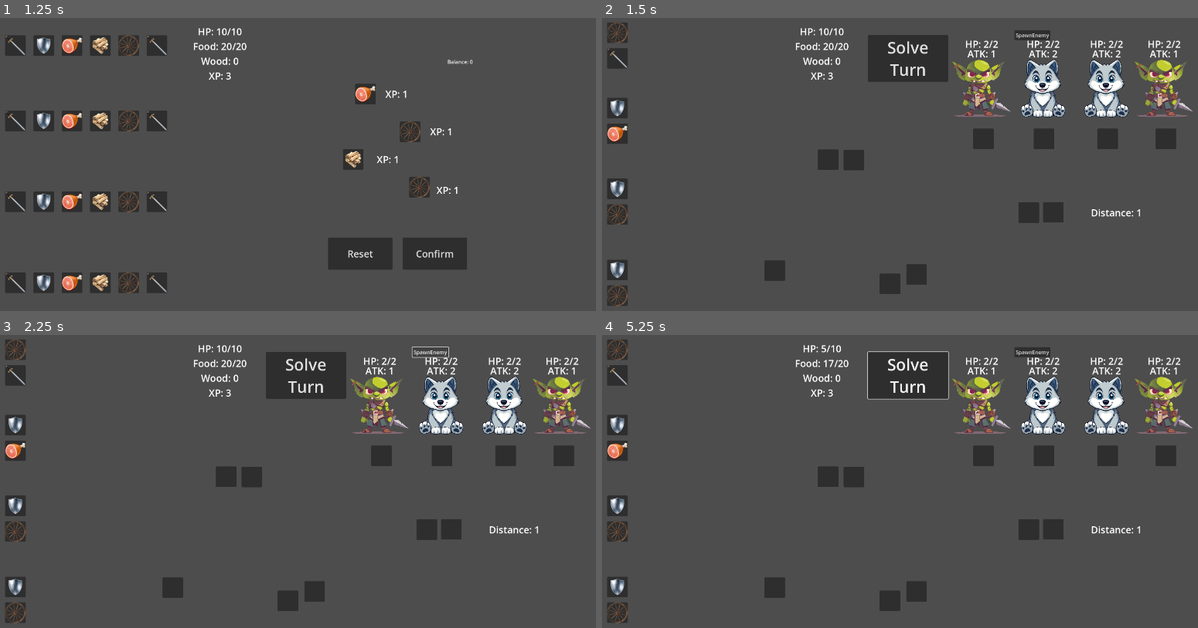
Above: before the commit, frames 1-4 (two rows, left to right).
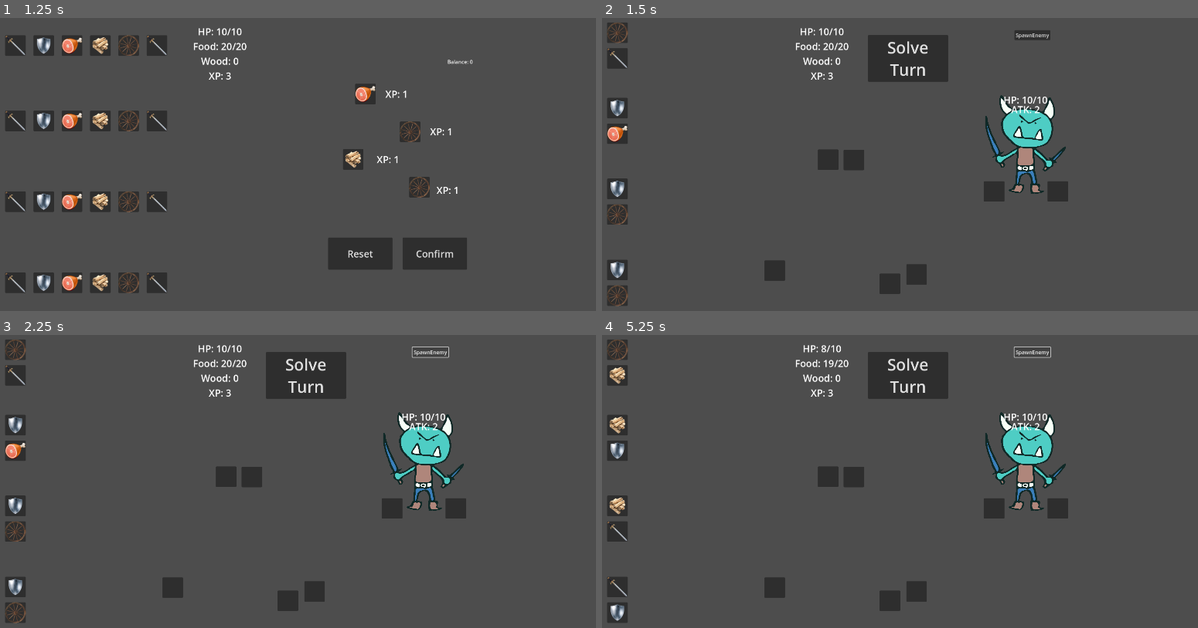
Above: after the commit, the same moments.

Repository: Sugo98/godot-77
Game: Godot game, scene res://game_logic/game_manager.tscn
The game is run twice, just before and just after one commit, with the same random seed, the same clock (stepped at 60 frames per second) and the same inputs.
Inputs:
- Up to frame 1 (1.25 s): click "START GAME" at 0.5 s
- Up to frame 2 (1.5 s): click "Confirm" at 1.25 s
- Up to frame 3 (2.25 s): click "SpawnEnemy" at 2 s
- Up to frame 4 (5.25 s): click "Solve Turn" at 2.75 s; click "SpawnEnemy" at 3.5 s; click "Solve Turn" at 4.25 s; click "SpawnEnemy" at 5 s

Frame 1 is identical in both runs. In frame 2, 7.6% of the frame differs, in the area x 58-100%, y 7-70%; in frame 3, 7.6%; in frame 4, 8.7%, in the area x 0-100%, y 3-99%.

Commit message:
Dovevo committare prima di andare a cena, ora non ricordo che ho fatto

Diff:
--- a/enemies logic/enemy.gd
+++ b/enemies logic/enemy.gd
@@ -7,7 +7,7 @@
 
 @export var attack_animation_x : int = 75
 
-var dice_slot : DiceSlot
+var dice_slots : Array[DiceSlot]
 var hp : int
 var turn_atk: int
 var stun: bool
@@ -23,6 +23,7 @@
 	sprite2D.texture = data.texture
 	hp = data.max_hp
 	update_label()
+	eneter_animation()
 
 func reset_stats():
 	turn_atk = data.attack
@@ -67,7 +68,8 @@
 	var tween = get_tree().create_tween()
 	tween.tween_property(sprite2D, "modulate:a", 0 ,1)
 	await tween.finished
-	dice_slot.hide()
+	for slot in dice_slots:
+		slot.hide()
 	queue_free()
 
 func attack() -> int:
@@ -80,3 +82,10 @@
 	var tween = get_tree().create_tween()
 	tween.tween_property(sprite2D, "modulate", Color.RED ,0.1)
 	tween.tween_property(sprite2D, "modulate", Color.WHITE ,0.1)
+
+func eneter_animation() -> void:
+	sprite2D.position.x = 50
+	sprite2D.modulate.a = 0
+	var tween = get_tree().create_tween()
+	tween.tween_property(sprite2D, "position:x", 0 ,0.1)
+	tween.parallel().tween_property(sprite2D, "modulate:a", 1 ,0.15)
--- a/game_logic/basic_level.tscn
+++ b/game_logic/basic_level.tscn
@@ -13,10 +13,10 @@
 anchors_preset = 15
 anchor_right = 1.0
 anchor_bottom = 1.0
-offset_left = 1152.0
-offset_top = 113.0
-offset_right = -63.0
-offset_bottom = -521.0
+offset_left = 1173.0
+offset_top = 137.0
+offset_right = -42.0
+offset_bottom = -497.0
 grow_horizontal = 2
 grow_vertical = 2
 mouse_filter = 2
@@ -26,6 +26,8 @@
 anchors_preset = 15
 anchor_right = 1.0
 anchor_bottom = 1.0
+offset_top = -10.0
+offset_right = 51.0
 grow_horizontal = 2
 grow_vertical = 2
 mouse_filter = 2
@@ -34,9 +36,9 @@
 visible = false
 custom_minimum_size = Vector2(64, 64)
 layout_mode = 0
-offset_left = 238.0
-offset_top = 297.0
-offset_right = 302.0
+offset_left = 62.0
+offset_top = 297.0
+offset_right = 126.0
 offset_bottom = 361.0
 script = ExtResource("2_ghtwx")
 type = 1
@@ -45,9 +47,9 @@
 visible = false
 custom_minimum_size = Vector2(64, 64)
 layout_mode = 0
-offset_left = 436.0
-offset_top = 297.0
-offset_right = 500.0
+offset_left = 260.0
+offset_top = 297.0
+offset_right = 324.0
 offset_bottom = 361.0
 script = ExtResource("2_ghtwx")
 type = 1
@@ -56,9 +58,9 @@
 visible = false
 custom_minimum_size = Vector2(64, 64)
 layout_mode = 0
-offset_left = 617.0
-offset_top = 297.0
-offset_right = 681.0
+offset_left = 441.0
+offset_top = 297.0
+offset_right = 505.0
 offset_bottom = 361.0
 script = ExtResource("2_ghtwx")
 type = 1
@@ -67,9 +69,9 @@
 visible = false
 custom_minimum_size = Vector2(64, 64)
 layout_mode = 0
-offset_left = 50.0
-offset_top = 297.0
-offset_right = 114.0
+offset_left = 642.0
+offset_top = 297.0
+offset_right = 706.0
 offset_bottom = 361.0
 script = ExtResource("2_ghtwx")
 type = 1
@@ -77,16 +79,16 @@
 [node name="EnemyPivots" type="Node2D" parent="EnemyZone"]
 
 [node name="Pivot1" type="Marker2D" parent="EnemyZone/EnemyPivots"]
-position = Vector2(267, 229)
+position = Vector2(91, 229)
 
 [node name="Pivot2" type="Marker2D" parent="EnemyZone/EnemyPivots"]
-position = Vector2(464, 229)
+position = Vector2(288, 229)
 
 [node name="Pivot3" type="Marker2D" parent="EnemyZone/EnemyPivots"]
-position = Vector2(643, 229)
+position = Vector2(467, 229)
 
 [node name="Pivot4" type="Marker2D" parent="EnemyZone/EnemyPivots"]
-position = Vector2(76, 229)
+position = Vector2(668, 229)
 
 [node name="WoodSlots" type="Control" parent="."]
 layout_mode = 3
--- a/game_logic/basic_level_logic.gd
+++ b/game_logic/basic_level_logic.gd
@@ -2,8 +2,9 @@
 
 var game_manager : GameManager
 
-var bridge_discounted_cost = Global.bridge_discount_repair_cost
-var bridge_cost = Global.bridge_repair_cost
+const bridge_discounted_cost = Global.bridge_discount_repair_cost
+const bridge_cost = Global.bridge_repair_cost
+const offset_x = 100
 
 @onready var enemy_slots_container : Control = $EnemyZone/EnemySlots
 @onready var enemy_pivots_container: Node2D = $EnemyZone/EnemyPivots
@@ -56,11 +57,17 @@
 			slot.show()
 		else:
 			slot.hide()
-	for slot : DiceSlot in road_slots:
-		if slot.get_index() < data.road_slots:
-			slot.show()
-		else:
-			slot.hide()
+	if not data.boss_level:
+		for slot : DiceSlot in road_slots:
+			if slot.get_index() < data.road_slots:
+				slot.show()
+			else:
+				slot.hide()
+	else:
+		road_slots_container.hide()
+		road_label.hide()
+		enemy_slots_container.position += Vector2.DOWN * 150
+		enemy_pivots_container.position += Vector2.DOWN * 150
 
 func fill_array():
 	enemy_slots = parse_slots(enemy_slots_container)
@@ -89,9 +96,9 @@
 	await solve_road_slots()
 	await update_danger()
 	reset_turn()
+	if check_end():
+		await next_level()
 	blocker.hide()
-	if road <= 0:
-		next_level()
 
 func solve_hunger():
 	heroes_manager.eat(1)
@@ -147,11 +154,11 @@
 	for slot:DiceSlot in enemy_slots:
 		if not active_enemies.has(slot): #if there is no enemy skip
 			continue
-		var enemy = active_enemies[slot]
+		var enemy : Enemy = active_enemies[slot]
 		if slot.get_child_count(): #if there is a dice
 			var face = slot.get_child(0)
 			await resolve_attack_dice(face, enemy)
-		if enemy.is_alive: #counter_attack
+		if enemy.is_alive and slot == enemy.dice_slots.back(): #counter_attack
 			var dmg = enemy.attack()
 			if dmg:
 				heroes_manager.suffer_damage(dmg)
@@ -192,6 +199,7 @@
 	road_label.text = "Distance: " + str(road)
 
 func next_level():
+	await wait_time(2)
 	game_manager.go_to_next_level()
 
 func reset_turn():
@@ -199,10 +207,15 @@
 	heroes_manager.reset_turn()
 
 func spawn_random_enemy():
+	if data.boss_level:
+		return
 	var enemy_data = Utils.random_pick( data.enemy , data.enemy_probability )
 	spawn_enemy(enemy_data)
 
 func spawn_initial_enemy():
+	if data.boss_level:
+		spawn_big_enemy(data.initial_enemy[0])
+		return
 	for enemy_data in data.initial_enemy:
 		spawn_enemy(enemy_data)
 
@@ -215,18 +228,32 @@
 			pivot.add_child(new_enemy)
 			new_enemy.reset_stats()
 			enemy_slots[i].show()
-			new_enemy.dice_slot = enemy_slots[i]
+			new_enemy.dice_slots.append(enemy_slots[i])
 			active_enemies[ enemy_slots[i] ] = new_enemy
 			await wait_time(basic_wait_time)
 			return
 
+func spawn_big_enemy(enemy_data : EnemyData):
+	var new_enemy : Enemy = enemy_scene.instantiate()
+	new_enemy.init(enemy_data)
+	var size = enemy_data.size
+	enemy_pivots[0].add_child(new_enemy)
+	new_enemy.reset_stats()
+	for i in range(size+1):
+		enemy_slots[i].show()
+		new_enemy.dice_slots.append(enemy_slots[i])
+		active_enemies[ enemy_slots[i] ] = new_enemy
+	new_enemy.position.x += offset_x * size
+	await wait_time(basic_wait_time)
+	return
+
 func kill_enemy(enemy : Enemy):
-	var slot = enemy.dice_slot
+	var slots = enemy.dice_slots
 	heroes_manager.gain_xp(enemy.data.xp_value)
 	enemy.is_alive = false
-	enemy.kill()
-	active_enemies.erase(slot)
-	await wait_time(basic_wait_time)
+	await enemy.kill()
+	for slot in slots:
+		active_enemies.erase(slot)
 
 func update_danger():
 	danger += data.base_danger + randi_range(0, data.random_danger)
@@ -316,3 +343,9 @@
 	if x:
 		heroes_manager.increase_wood(-x)
 		Utils.create_text_feedback("-" + str(x) +" Wood", heroes_manager.caravan_position)
+
+func check_end() -> bool:
+	if data.boss_level:
+		return active_enemies.is_empty()
+	else:
+		return (road <= 0)
--- a/resources/dice_faces/food.tres
+++ b/resources/dice_faces/food.tres
@@ -1,7 +1,7 @@
 [gd_resource type="Resource" script_class="FaceData" load_steps=3 format=3 uid="uid://lwygecyvymak"]
 
 [ext_resource type="Script" path="res://resources/dice_faces/face_data.gd" id="1_m27fq"]
-[ext_resource type="Texture2D" uid="uid://cm2e8eatgk5dw" path="res://assets/food.png" id="2_un45i"]
+[ext_resource type="Texture2D" uid="uid://cm2e8eatgk5dw" path="res://assets/dice_faces/food.png" id="2_un45i"]
 
 [resource]
 script = ExtResource("1_m27fq")
--- a/resources/dice_faces/shield.tres
+++ b/resources/dice_faces/shield.tres
@@ -1,7 +1,7 @@
 [gd_resource type="Resource" script_class="FaceData" load_steps=3 format=3 uid="uid://bif1yeu2j1v60"]
 
 [ext_resource type="Script" path="res://resources/dice_faces/face_data.gd" id="1_h6r7e"]
-[ext_resource type="Texture2D" uid="uid://cfvweassj8opx" path="res://assets/shield.png" id="2_e4uhs"]
+[ext_resource type="Texture2D" uid="uid://cfvweassj8opx" path="res://assets/dice_faces/shield.png" id="2_e4uhs"]
 
 [resource]
 script = ExtResource("1_h6r7e")
--- a/resources/dice_faces/sword.tres
+++ b/resources/dice_faces/sword.tres
@@ -1,7 +1,7 @@
 [gd_resource type="Resource" script_class="FaceData" load_steps=3 format=3 uid="uid://y2p3ya5exgod"]
 
 [ext_resource type="Script" path="res://resources/dice_faces/face_data.gd" id="1_kgj4m"]
-[ext_resource type="Texture2D" uid="uid://b282bf5nf1bg8" path="res://assets/sword.png" id="2_ptka7"]
+[ext_resource type="Texture2D" uid="uid://b282bf5nf1bg8" path="res://assets/dice_faces/sword.png" id="2_ptka7"]
 
 [resource]
 script = ExtResource("1_kgj4m")
@@ -10,7 +10,7 @@
 texture = ExtResource("2_ptka7")
 character_class = 0
 xp_cost = 1
-sword = 2
+sword = 1
 shield = 0
 food = 0
 wood = 0
--- a/resources/dice_faces/wheel.tres
+++ b/resources/dice_faces/wheel.tres
@@ -1,7 +1,7 @@
 [gd_resource type="Resource" script_class="FaceData" load_steps=3 format=3 uid="uid://ba1460x2hqnym"]
 
 [ext_resource type="Script" path="res://resources/dice_faces/face_data.gd" id="1_vkryp"]
-[ext_resource type="Texture2D" uid="uid://0rm36mk3ibqa" path="res://assets/wheel.png" id="2_js376"]
+[ext_resource type="Texture2D" uid="uid://0rm36mk3ibqa" path="res://assets/dice_faces/wheel.png" id="2_js376"]
 
 [resource]
 script = ExtResource("1_vkryp")
--- a/resources/dice_faces/wood.tres
+++ b/resources/dice_faces/wood.tres
@@ -1,7 +1,7 @@
 [gd_resource type="Resource" script_class="FaceData" load_steps=3 format=3 uid="uid://cum5nexpjpays"]
 
 [ext_resource type="Script" path="res://resources/dice_faces/face_data.gd" id="1_x7gff"]
-[ext_resource type="Texture2D" uid="uid://dlkr8qcjtufl6" path="res://assets/wood.png" id="2_o34hm"]
+[ext_resource type="Texture2D" uid="uid://dlkr8qcjtufl6" path="res://assets/dice_faces/wood.png" id="2_o34hm"]
 
 [resource]
 script = ExtResource("1_x7gff")
--- a/resources/enemies/goblin.tres
+++ b/resources/enemies/goblin.tres
@@ -8,7 +8,7 @@
 name = "Goblin"
 texture = ExtResource("2_gkn5u")
 size = 0
-max_hp = 2
+max_hp = 1
 attack = 1
 xp_value = 2
 steal_food = 0
--- /dev/null
+++ b/resources/enemies/troll.tres
@@ -0,0 +1,16 @@
+[gd_resource type="Resource" script_class="EnemyData" load_steps=3 format=3 uid="uid://dncssya7ud4yx"]
+
+[ext_resource type="Script" path="res://resources/enemies/enemies_data.gd" id="1_n7rj0"]
+[ext_resource type="Texture2D" uid="uid://cvhoqwsdt22b" path="res://assets/enemies/orchetti DEF1.png" id="2_gd26g"]
+
+[resource]
+script = ExtResource("1_n7rj0")
+name = "Troll"
+texture = ExtResource("2_gd26g")
+size = 1
+max_hp = 10
+attack = 2
+xp_value = 15
+steal_food = 0
+steal_wood = 0
+shield = 0
--- a/resources/levels/forest.tres
+++ b/resources/levels/forest.tres
@@ -9,6 +9,7 @@
 name = ""
 description = ""
 length_of_the_road = 6
+boss_level = false
 enemy = Array[ExtResource("1_0onpo")]([ExtResource("2_x3op1")])
 enemy_probability = Array[int]([1])
 initial_enemy = Array[ExtResource("1_0onpo")]([])
--- a/resources/levels/level_data.gd
+++ b/resources/levels/level_data.gd
@@ -6,6 +6,7 @@
 
 @export_category("Necessary Road")
 @export var length_of_the_road : int
+@export var boss_level : bool
 
 @export_category("Enemy")
 @export var enemy : Array[EnemyData]
--- a/resources/levels/plain.tres
+++ b/resources/levels/plain.tres
@@ -1,18 +1,20 @@
-[gd_resource type="Resource" script_class="LevelData" load_steps=5 format=3 uid="uid://g46vae27pvqv"]
+[gd_resource type="Resource" script_class="LevelData" load_steps=6 format=3 uid="uid://g46vae27pvqv"]
 
 [ext_resource type="Script" path="res://resources/levels/level_data.gd" id="1_7m182"]
 [ext_resource type="Script" path="res://resources/enemies/enemies_data.gd" id="1_kis5l"]
 [ext_resource type="Resource" uid="uid://cym70r58r53w" path="res://resources/enemies/goblin.tres" id="2_wlwpd"]
 [ext_resource type="Resource" uid="uid://delt0qchgjv4n" path="res://resources/enemies/wolf.tres" id="3_avcmi"]
+[ext_resource type="Resource" uid="uid://dncssya7ud4yx" path="res://resources/enemies/troll.tres" id="4_xbqib"]
 
 [resource]
 script = ExtResource("1_7m182")
 name = ""
 description = ""
 length_of_the_road = 1
+boss_level = true
 enemy = Array[ExtResource("1_kis5l")]([ExtResource("2_wlwpd"), ExtResource("3_avcmi")])
 enemy_probability = Array[int]([5, 5])
-initial_enemy = Array[ExtResource("1_kis5l")]([ExtResource("3_avcmi"), ExtResource("3_avcmi"), ExtResource("2_wlwpd"), ExtResource("2_wlwpd")])
+initial_enemy = Array[ExtResource("1_kis5l")]([ExtResource("4_xbqib")])
 base_danger = 10
 random_danger = 0
 danger_threshold = 20
Renamed: assets/food.png -> assets/dice_faces/food.png
Not shown, changed: assets/dice_faces/food.png.import
Renamed: assets/shield.png -> assets/dice_faces/shield.png
Not shown, changed: assets/dice_faces/shield.png.import
Renamed: assets/sword.png -> assets/dice_faces/sword.png
Not shown, changed: assets/dice_faces/sword.png.import
Renamed: assets/wheel.png -> assets/dice_faces/wheel.png
Not shown, added: assets/dice_faces/wheel.png.import
Renamed: assets/wood.png -> assets/dice_faces/wood.png
Not shown, changed: assets/dice_faces/wood.png.import
Binary file added: assets/enemies/orchetti DEF1.png
Not shown, changed: assets/enemies/orchetti DEF1.png.import
(and 1 more such lines)
